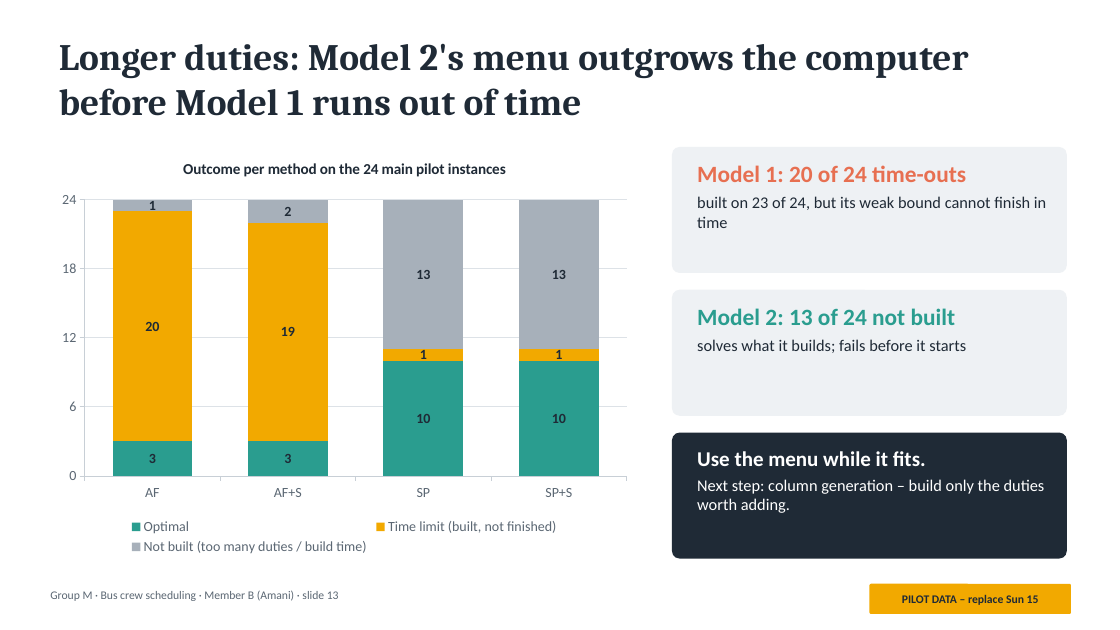
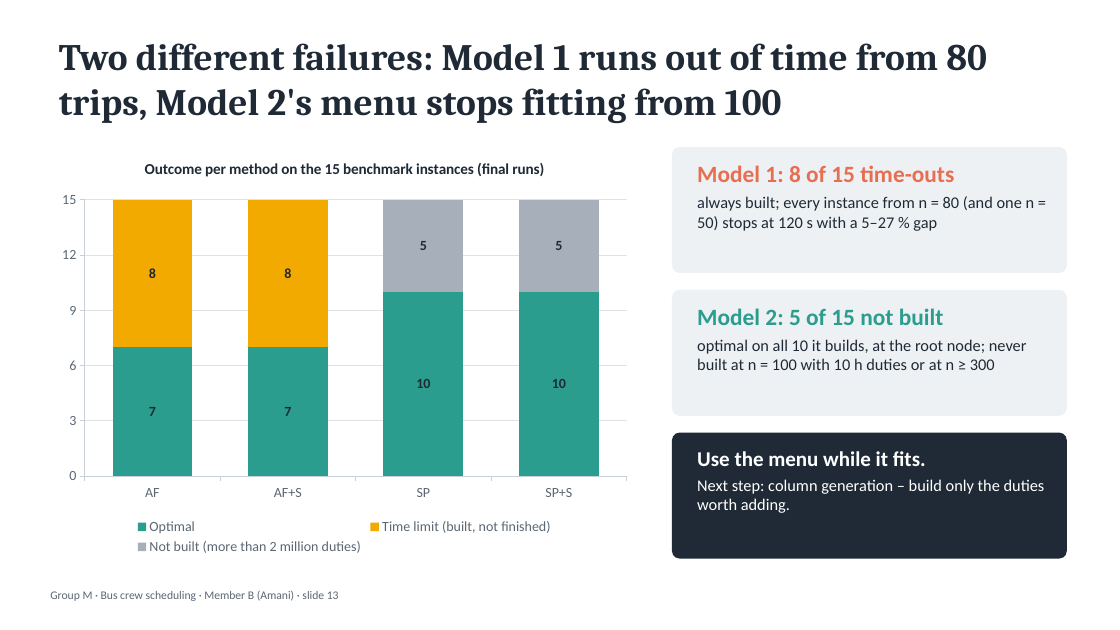
Before and after one commit to mariaakhoury/crew-scheduling, a slide deck: slide 5 of slides/slides_B.pptx. Drawn at 1120x630 pixels with LibreOffice and Linux fonts; fonts in the diff are those of the drawing. Boxes give left, top, right and bottom in pixels: in the first picture for what was removed or moved away, otherwise in the second. Text is boxed around its words. In the diff, an @@ line names an element or a change of style, - is before the commit and + after.

```diff
--- a/slides/slides_B.pptx
+++ b/slides/slides_B.pptx
@@ title at <box>59,43,987,123</box>: text changed @@
-Longer duties: Model 2's menu outgrows the computer before Model 1 runs out of time
+Two different failures: Model 1 runs out of time from 80 trips, Model 2's menu stops fitting from 100
@@ column stacked chart at <box>50,143,639,559</box> @@
@@ title "Outcome per method on the 24 main pilot instances" to "Outcome per method on the 15 benchmark instances (final runs)" @@
@@ Optimal, AF: 3 to 7 @@
@@ Optimal, AF+S: 3 to 7 @@
@@ data labels of Optimal changed @@
-Time limit (built, not finished): 20, 19, 1, 1
+Time limit (built, not finished): 8, 8, 0, 0
@@ data labels of Time limit (built, not finished) changed @@
-Not built (too many duties / build time): 1, 2, 13, 13
+Not built (more than 2 million duties): 0, 0, 5, 5
@@ data labels of Not built (more than 2 million duties) changed @@
@@ value axis changed @@
@@ text at <box>697,165,1035,231</box>: text changed @@
-Model 1: 20 of 24 time-outs
-built on 23 of 24, but its weak bound cannot finish in time
+Model 1: 8 of 15 time-outs
+always built; every instance from n = 80 (and one n = 50) stops at 120 s with a 5–27 % gap
@@ text at <box>697,308,1027,370</box>: text changed @@
-Model 2: 13 of 24 not built
-solves what it builds; fails before it starts
+Model 2: 5 of 15 not built
+optimal on all 10 it builds, at the root node; never built at n = 100 with 10 h duties or at n ≥ 300
@@ rounded rectangle removed at <box>870,584,1071,614</box> @@
-PILOT DATA – replace Sun 15
```
Also in this commit, not shown: 3 other slides changed, 1 other file.
